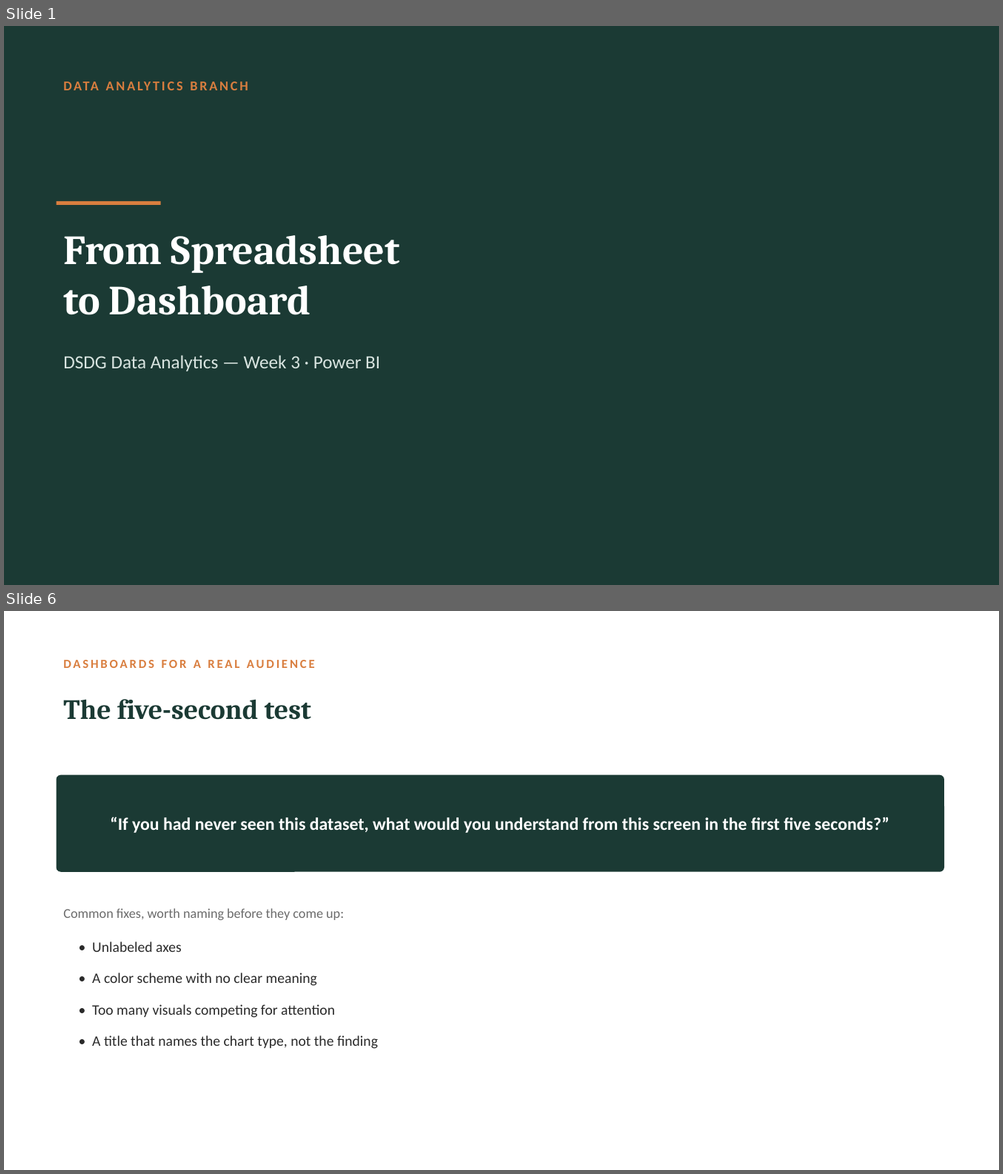
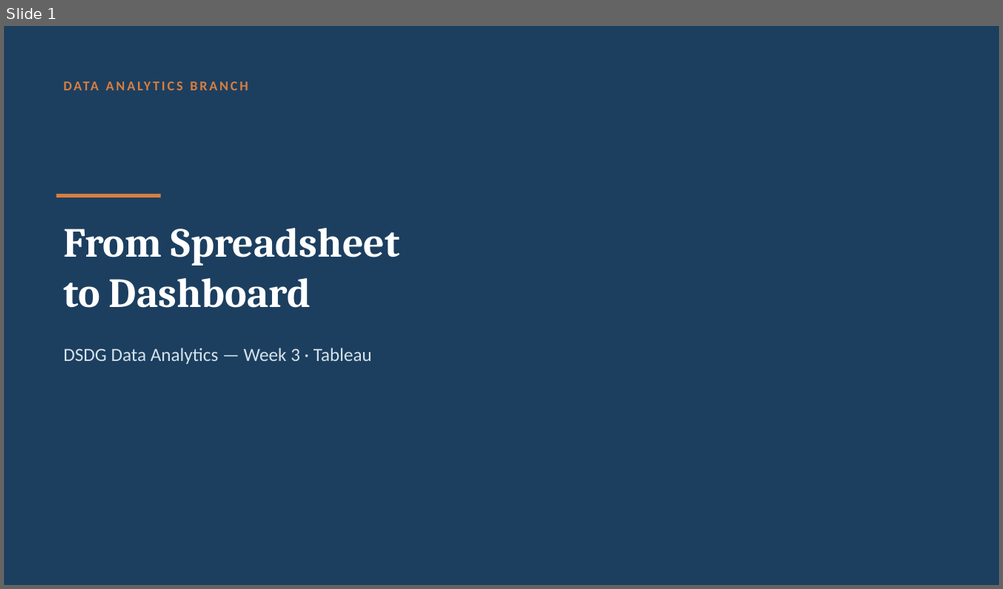
Before and after one commit to Zahi-Rahman/DSDG-Data-Analytics-Branch, a slide deck: week-03-tableau/slides/week-03-slides.pptx. Shown one above the other, each under a label of ours: slides 1 and 6 before the commit, slide 1 after it; the slides between them are not shown. The pictures are 1003x1174 and 1003x589 pixels, drawn with LibreOffice and Linux fonts; fonts in the diff are those of the drawing. Boxes give left, top, right and bottom in pixels: in the first picture for what was removed or moved away, otherwise in the second. Text is boxed around its words. In the diff, an @@ line names an element or a change of style, - is before the commit and + after.

Commit message:
Migrate Week 3 from Power BI to Tableau, add dashboard design section and cheat sheet

```diff
--- a/week-03-tableau/slides/week-03-slides.pptx
+++ b/week-03-tableau/slides/week-03-slides.pptx
@@ slide 6 removed at (4, 611, 999, 1170), background #FFFFFF @@
@@ text removed at (63, 660, 315, 668) @@
-DASHBOARDS FOR A REAL AUDIENCE
@@ text removed at (63, 699, 311, 720) @@
-The five-second test
@@ rounded rectangle removed at (57, 775, 944, 872) @@
@@ text removed at (110, 817, 889, 833) @@
-“If you had never seen this dataset, what would you understand from this screen in the first five seconds?”
@@ text removed at (63, 908, 344, 920) @@
-Common fixes, worth naming before they come up:
@@ text removed at (92, 942, 182, 952) @@
-• Unlabeled axes
@@ text removed at (92, 973, 317, 986) @@
-• A color scheme with no clear meaning
@@ text removed at (92, 1005, 335, 1018) @@
-• Too many visuals competing for attention
@@ text removed at (92, 1036, 378, 1049) @@
-• A title that names the chart type, not the finding
@@ slide 1 changed as well @@
@@ background #1B3A34 to #1C3F60 @@
@@ rectangle: place and size @@
-rectangle at (57, 201, 161, 205)
+rectangle at (57, 194, 161, 198)
@@ text "From Spreadsheet": place and size @@
-text "From Spreadsheet" at (63, 235, 400, 315)
+text "From Spreadsheet" at (63, 228, 400, 308)
@@ text at (63, 348, 372, 361): text changed; text colour #D8E4E0 to #D6E2EA @@
-DSDG Data Analytics — Week 3 · Power BI
+DSDG Data Analytics — Week 3 · Tableau
```
Also in this commit, not shown: 7 slides added, 5 other slides removed, 4 other files.
